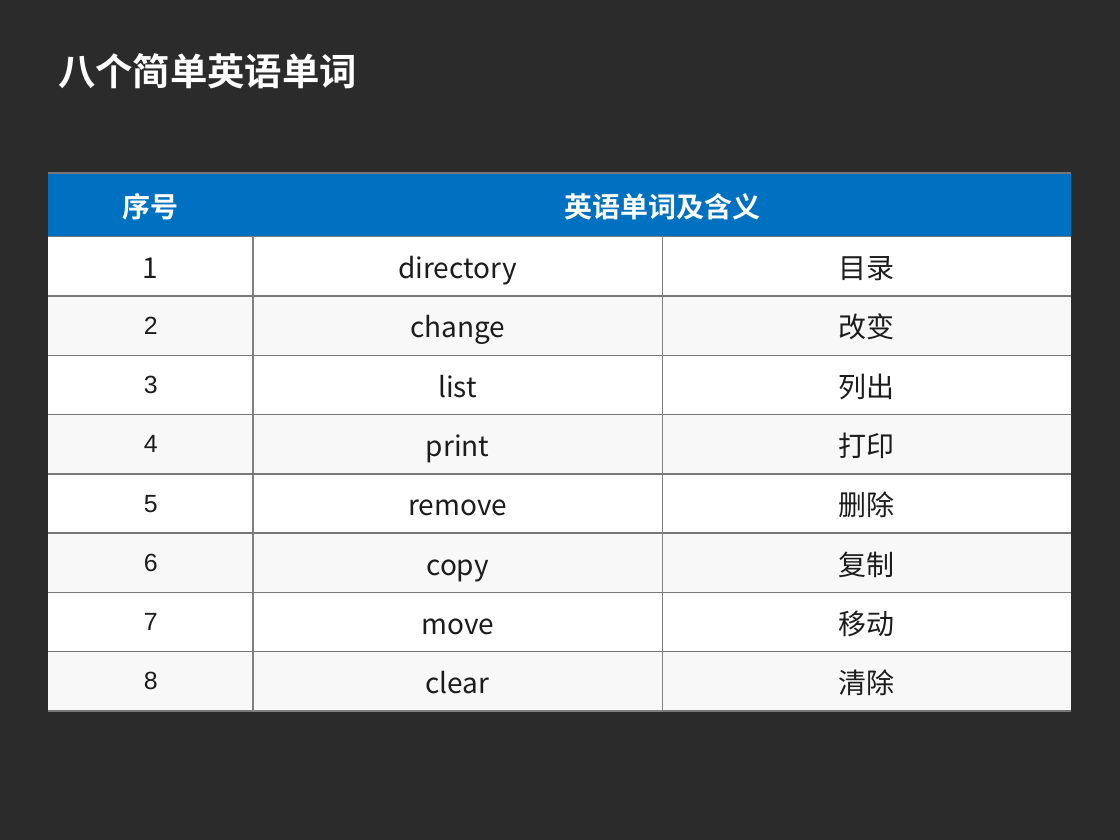
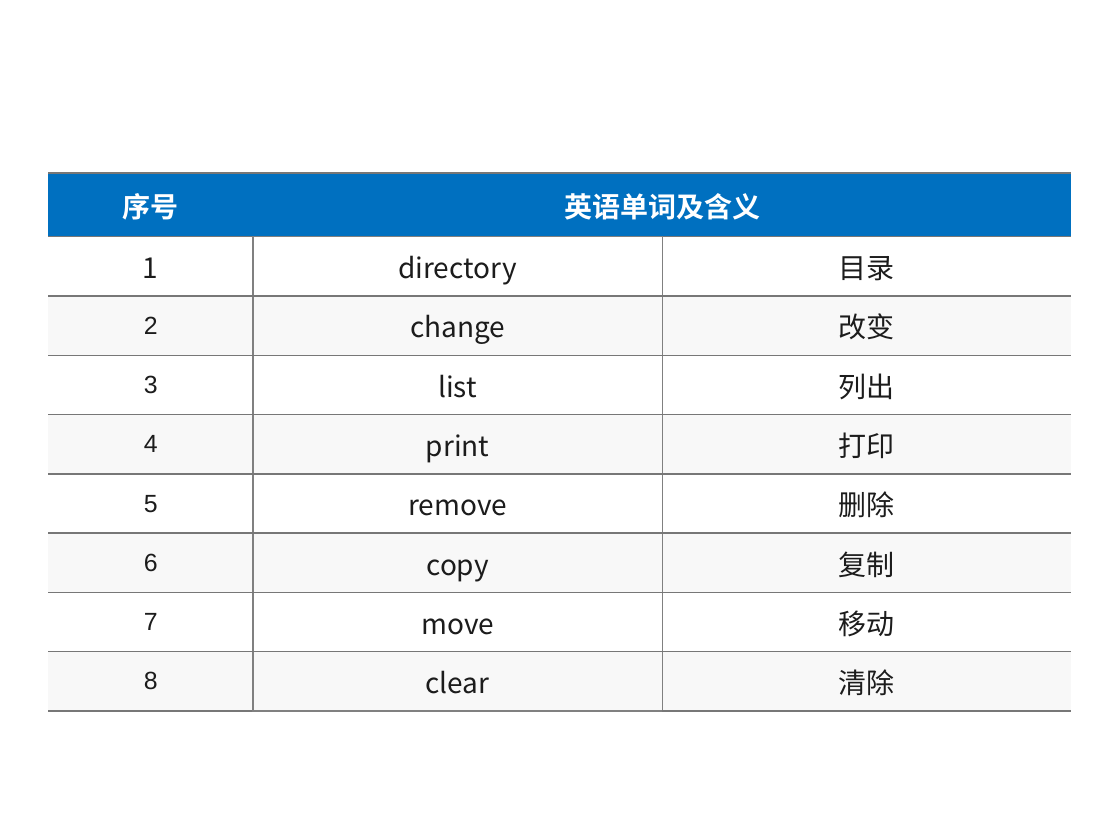
Before and after one commit to 100askTeam/01_all_series_quickstart, a slide deck: slide 7 of 02_Linux基本操作与开发工具使用/01_Linux基本操作/02_Linux入门命令/01.Linux入门命令.pptx. Drawn at 1120x840 pixels with LibreOffice and Linux fonts; fonts in the diff are those of the drawing; background and template pictures are left out; a plain dark background stands for a picture behind light text. Boxes give left, top, right and bottom in pixels: in the first picture for what was removed or moved away, otherwise in the second. Text is boxed around its words. In the diff, an @@ line names an element or a change of style, - is before the commit and + after.

```diff
--- a/02_Linux基本操作与开发工具使用/01_Linux基本操作/02_Linux入门命令/01.Linux入门命令.pptx
+++ b/02_Linux基本操作与开发工具使用/01_Linux基本操作/02_Linux入门命令/01.Linux入门命令.pptx
@@ background picture (left out) to #FFFFFF @@
@@ text removed at (58,53,357,89) @@
-八个简单英语单词
```
Also in this commit, not shown: 4 other slides changed, 22 other files.
